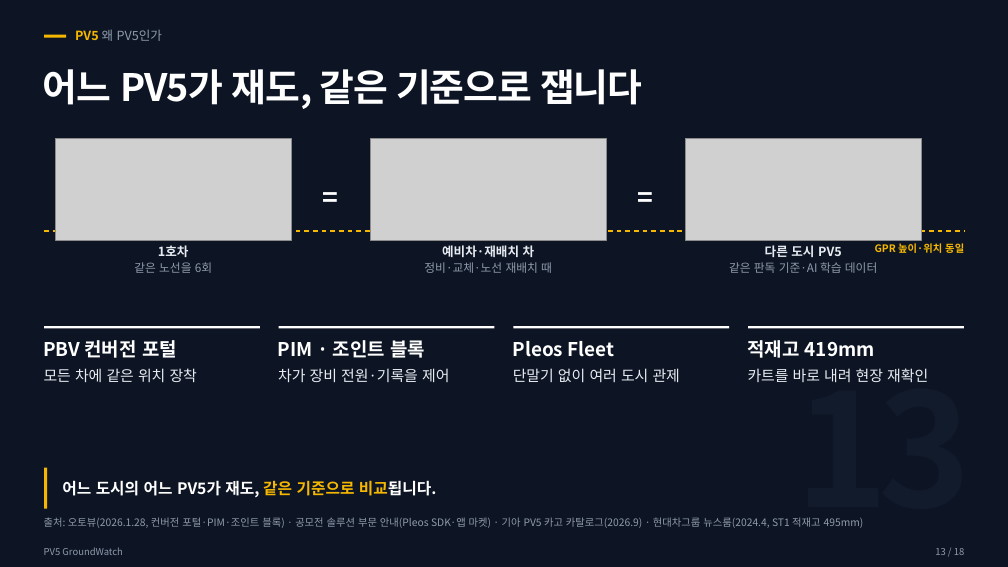
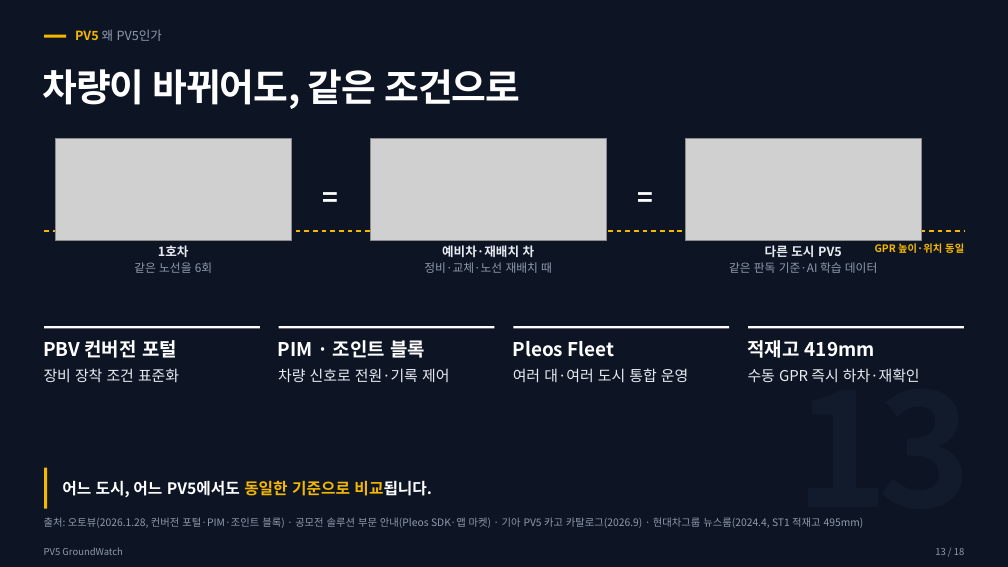
Before and after one commit to woojin-choe/pv5-hose-lab, a slide deck: slide 13 of ppt_all/PV5_GroundWatch_10_26.pptx. Drawn at 1008x567 pixels with LibreOffice and Linux fonts; fonts in the diff are those of the drawing; grey boxes stand for pictures. Boxes give left, top, right and bottom in pixels: in the first picture for what was removed or moved away, otherwise in the second. Text is boxed around its words. In the diff, an @@ line names an element or a change of style, - is before the commit and + after.

```diff
--- a/ppt_all/PV5_GroundWatch_10_26.pptx
+++ b/ppt_all/PV5_GroundWatch_10_26.pptx
@@ text at [43,69,520,109]: text changed @@
-어느 PV5가 재도, 같은 기준으로 잽니다
+차량이 바뀌어도, 같은 조건으로
@@ text at [44,368,179,382]: text changed @@
-모든 차에 같은 위치 장착
+장비 장착 조건 표준화
@@ text at [278,368,449,382]: text changed @@
-차가 장비 전원·기록을 제어
+차량 신호로 전원·기록 제어
@@ text at [513,368,688,382]: text changed @@
-단말기 없이 여러 도시 관제
+여러 대·여러 도시 통합 운영
@@ text at [748,368,920,382]: text changed @@
-카트를 바로 내려 현장 재확인
+수동 GPR 즉시 하차·재확인
@@ text at [62,480,432,497]: text changed @@
-어느 도시의 어느 PV5가 재도, 같은 기준으로 비교됩니다.
+어느 도시, 어느 PV5에서도 동일한 기준으로 비교됩니다.
```
Also in this commit, not shown: 15 other slides changed, 21 other files.
